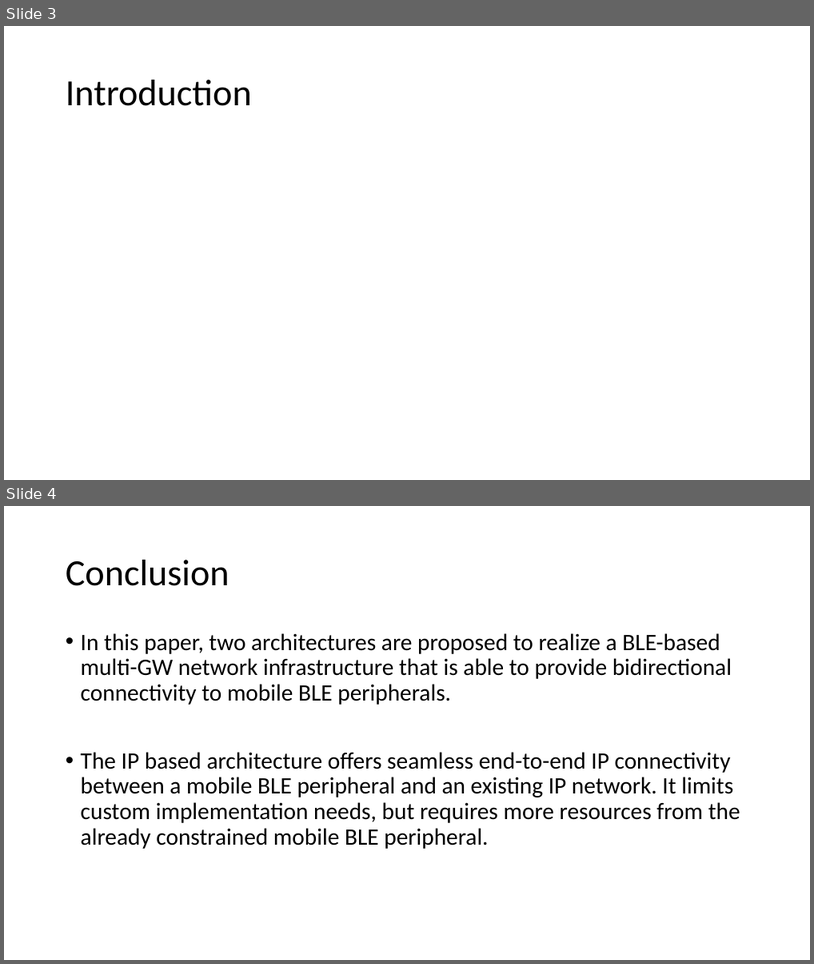
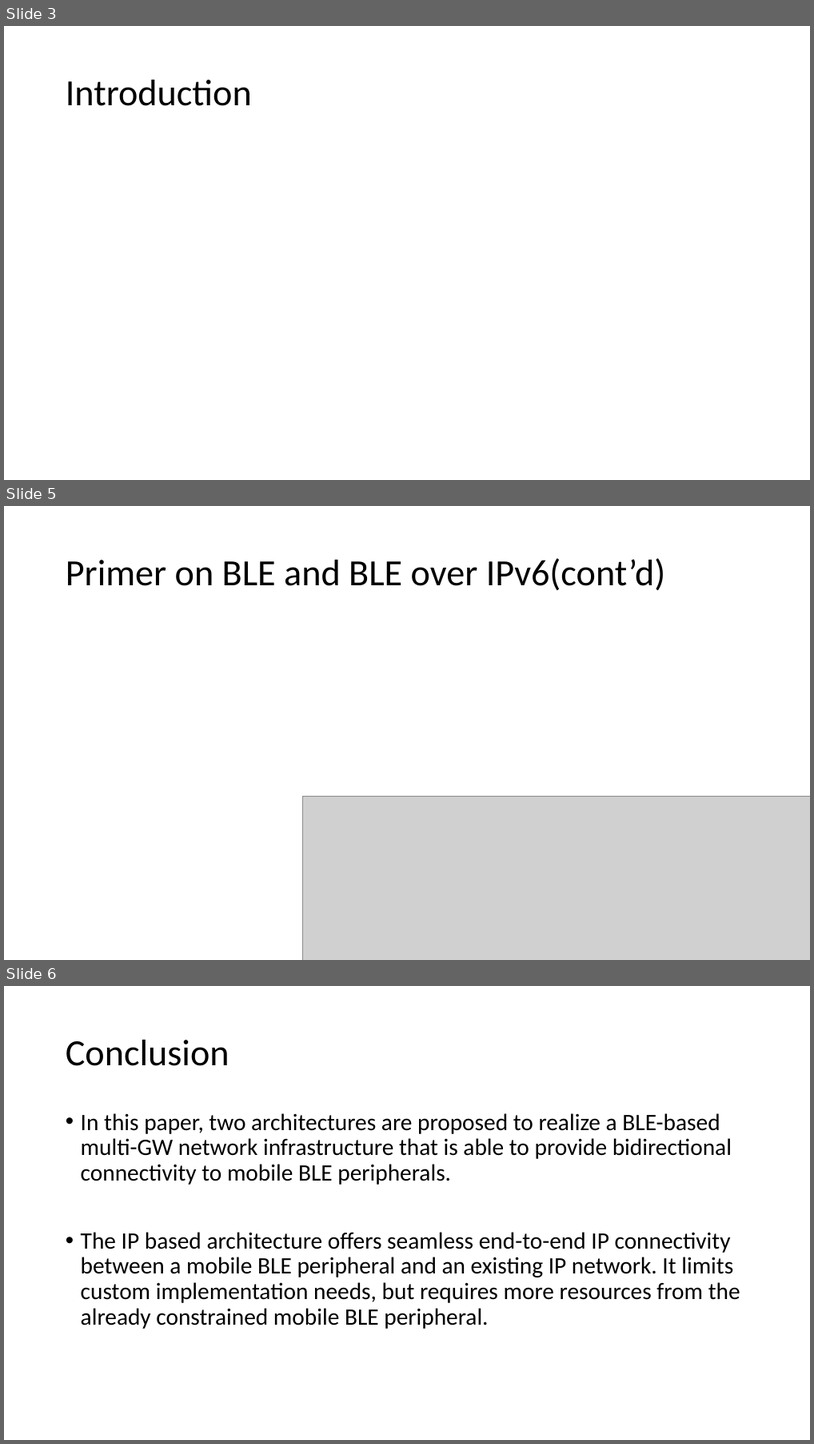
Before and after one commit to EKOISMYLOVE/NTUT_GM_PPT, a slide deck: A BLE-based multi-gateway network infrastructure with handover support for mobile BLE peripherals.pptx. Shown one above the other, each under a label of ours: slides 3 and 4 before the commit, slides 3, 5 and 6 after it; the slides between them are not shown. The pictures are 814x964 and 814x1444 pixels, drawn with LibreOffice and Linux fonts; fonts in the diff are those of the drawing; grey boxes stand for pictures. Boxes give left, top, right and bottom in pixels: in the first picture for what was removed or moved away, otherwise in the second. Text is boxed around its words. In the diff, an @@ line names an element or a change of style, - is before the commit and + after.

Commit message:
A part of Primer

```diff
--- a/A BLE-based multi-gateway network infrastructure with handover support for mobile BLE peripherals.pptx
+++ b/A BLE-based multi-gateway network infrastructure with handover support for mobile BLE peripherals.pptx
@@ slide 5 added at [4, 506, 810, 960], background #FFFFFF @@
@@ title added at [66, 558, 666, 591], 44 pt, text #000000 @@
+Primer on BLE and BLE over IPv6(cont’d)
@@ picture added at [303, 796, 810, 960] @@
@@ what was slide 4 is now slide 6 @@
```
Also in this commit, not shown: 1 slide changed, 1 other slide added.
